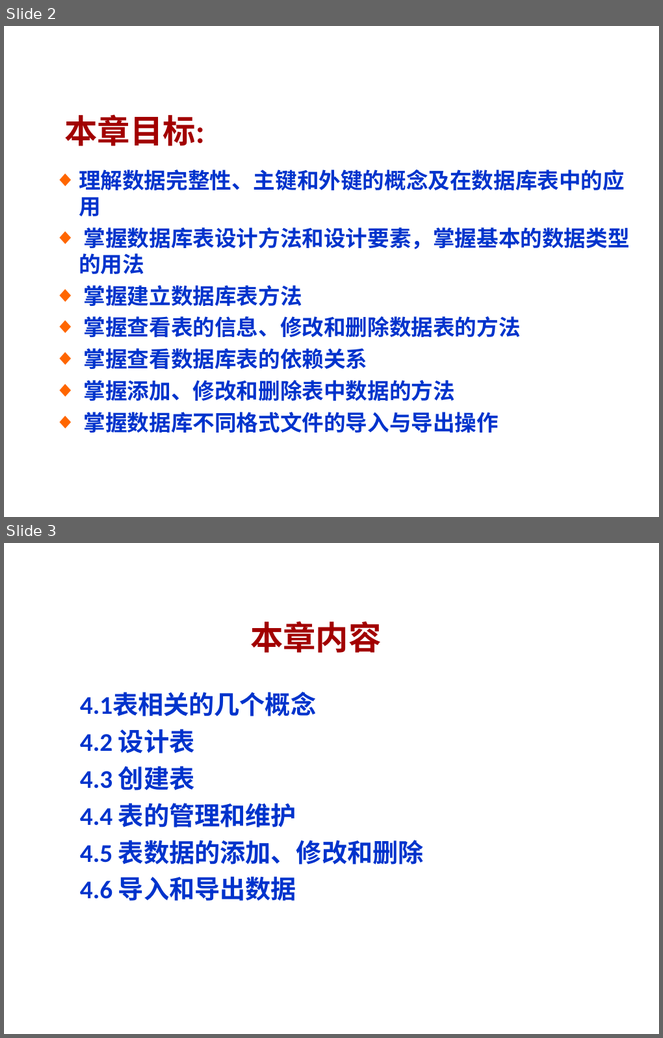
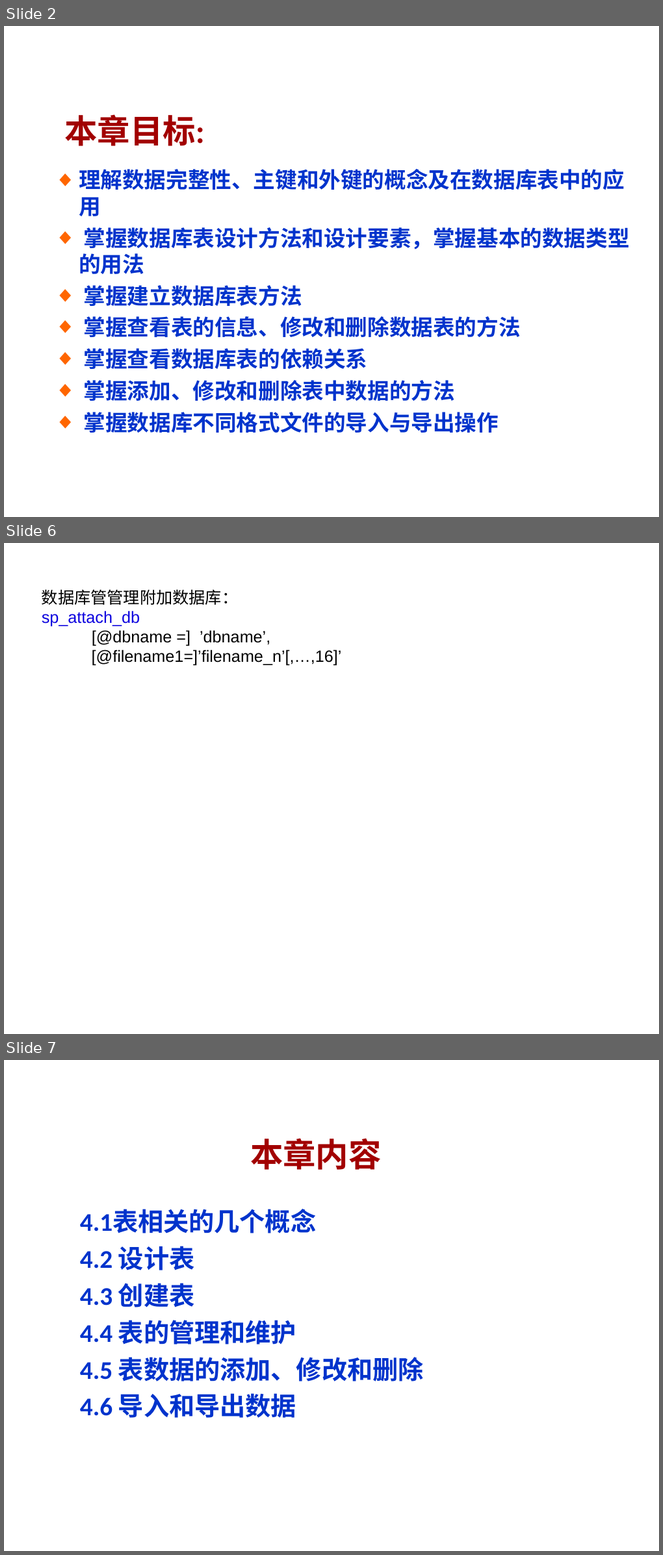
Before and after one commit to yuqingmao2019/MyWorkSpace, a slide deck: 数据库ppt/第4章 .ppt. Shown one above the other, each under a label of ours: slides 2 and 3 before the commit, slides 2, 6 and 7 after it; the slides between them are not shown. The pictures are 663x1038 and 663x1555 pixels, drawn with LibreOffice and Linux fonts; fonts in the diff are those of the drawing; background and template pictures are left out. Boxes give left, top, right and bottom in pixels: in the first picture for what was removed or moved away, otherwise in the second. Text is boxed around its words. In the diff, an @@ line names an element or a change of style, - is before the commit and + after.

Commit message:
数据库

```diff
--- a/数据库ppt/第4章 .ppt
+++ b/数据库ppt/第4章 .ppt
@@ slide 6 added at <box>4,543,659,1034</box>, background picture (left out) @@
@@ text added at <box>42,589,342,666</box>, 18 pt, text #000000 @@
+数据库管管理附加数据库：
+sp_attach_db
+[@dbname =] ’dbname’,
+[@filename1=]’filename_n’[,…,16]’
@@ what was slide 3 is now slide 7 @@
```
Also in this commit, not shown: 7 slides changed, 4 other slides added, 1 other file.
